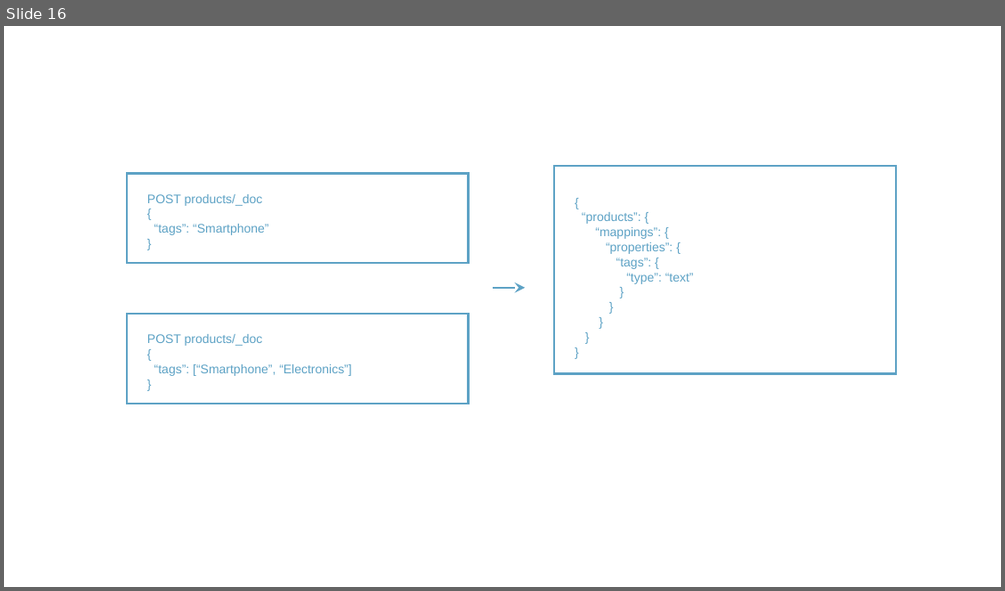
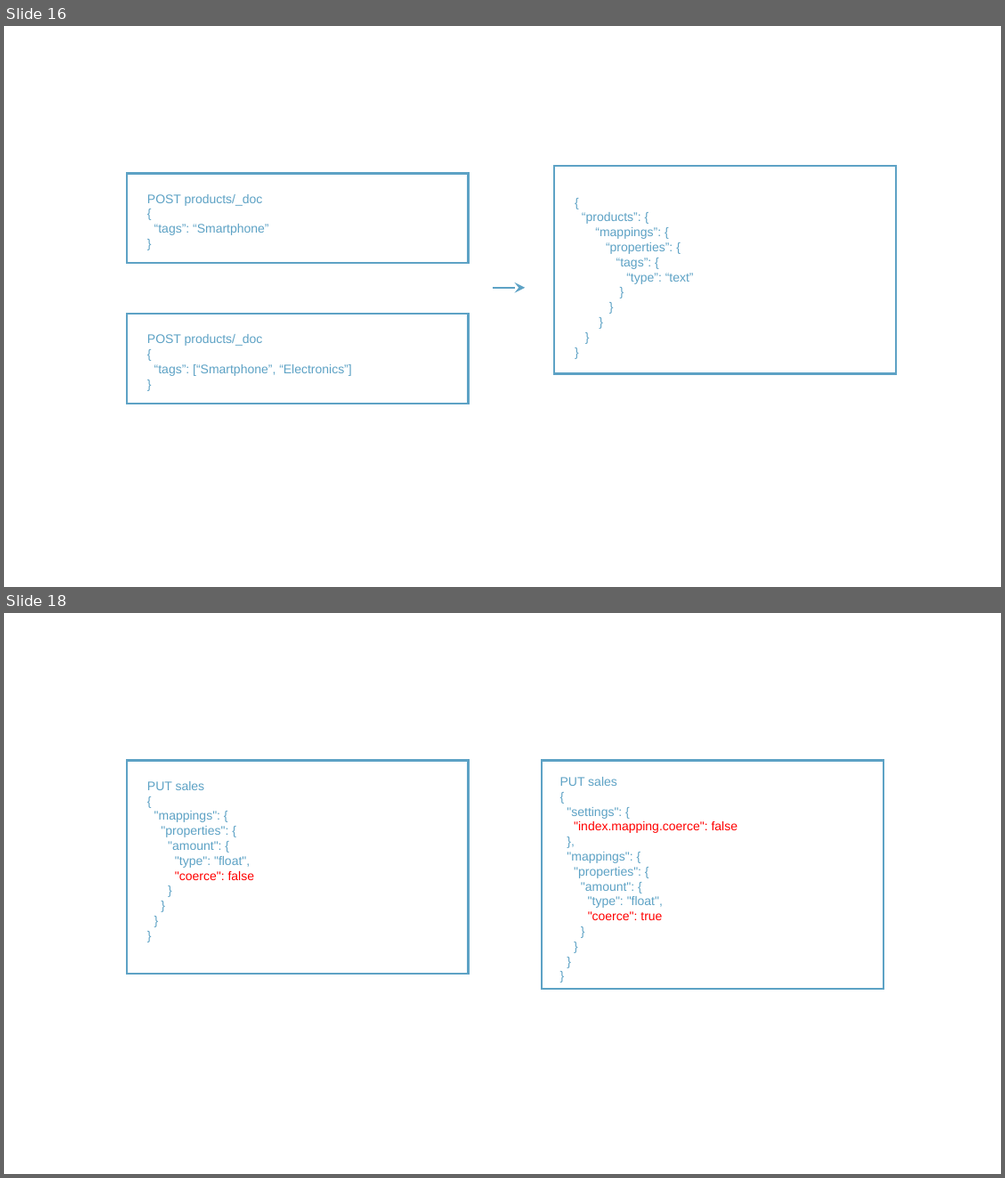
Before and after one commit to rudaks-han/book-summary, a slide deck: complete-guide-to-elasticsearch/프레젠테이션1.pptx. Shown one above the other, each under a label of ours: slide 16 before the commit, slides 16 and 18 after it; the slides between them are not shown. The pictures are 1005x591 and 1005x1178 pixels, drawn with LibreOffice and Linux fonts; fonts in the diff are those of the drawing. Boxes give left, top, right and bottom in pixels: in the first picture for what was removed or moved away, otherwise in the second. Text is boxed around its words. In the diff, an @@ line names an element or a change of style, - is before the commit and + after.

Commit message:
update

```diff
--- a/complete-guide-to-elasticsearch/프레젠테이션1.pptx
+++ b/complete-guide-to-elasticsearch/프레젠테이션1.pptx
@@ slide 18 added at (4, 613, 1001, 1174), background #FFFFFF @@
@@ rectangle added at (127, 761, 469, 973), outline #5DA2C5 2 pt @@
@@ rectangle added at (542, 761, 883, 989), outline #5DA2C5 2 pt @@
@@ text added at (147, 781, 255, 880), 12 pt, text #5DA2C5 @@
+PUT sales
+{
+"mappings": {
+"properties": {
+"amount": {
+"type": "float",
+"coerce": false
+}
+}
+}
+}
@@ text added at (560, 777, 737, 920), 12 pt, text #5DA2C5 @@
+PUT sales
+{
+"settings": {
+"index.mapping.coerce": false
+},
+"mappings": {
+"properties": {
+"amount": {
+"type": "float",
+"coerce": true
+}
+}
+}
+}
```
Also in this commit, not shown: 1 other slide added.
